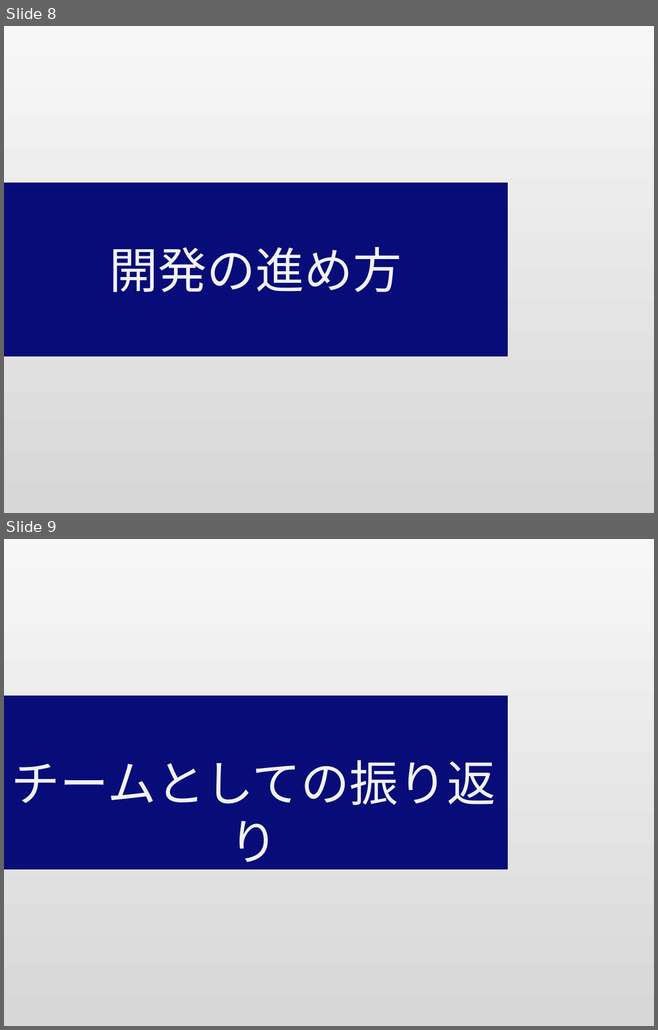
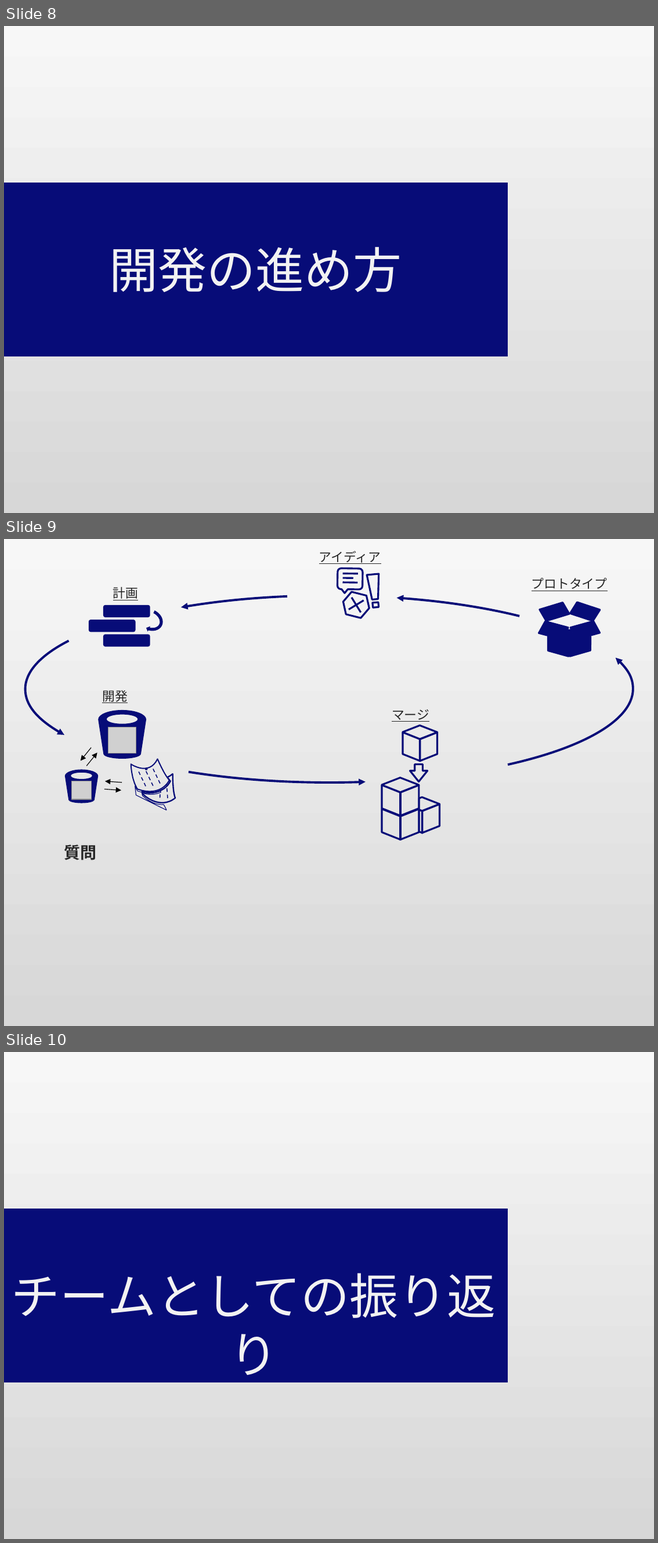
Before and after one commit to tech-sketch/one_month, a slide deck: 7-31.chain.pptx. Shown one above the other, each under a label of ours: slides 8 and 9 before the commit, slides 8, 9 and 10 after it. The pictures are 658x1030 and 658x1543 pixels, drawn with LibreOffice and Linux fonts; fonts in the diff are those of the drawing; grey boxes stand for pictures. Boxes give left, top, right and bottom in pixels: in the first picture for what was removed or moved away, otherwise in the second. Text is boxed around its words. In the diff, an @@ line names an element or a change of style, - is before the commit and + after.

```diff
--- a/7-31.chain.pptx
+++ b/7-31.chain.pptx
@@ slide 9 added at box(4, 539, 654, 1026), background gradient #F7F7F7 to #D7D7D7 @@
@@ text added at box(319, 551, 380, 564), 14 pt, text #262626, underline @@
+アイディア
@@ text added at box(113, 587, 139, 600), 14 pt, text #262626, underline @@
+計画
@@ group added at box(337, 568, 381, 620): 5 lines, 1 hexagon, 1 rounded speech box, 1 freeform shape @@
@@ text added at box(531, 578, 607, 591), 14 pt, text #262626, underline @@
+プロトタイプ
@@ group added at box(25, 595, 633, 783): 5 arc (boxed as its full ellipse)s @@
@@ freeform shape added at box(89, 605, 162, 647), fill #070C78 @@
@@ freeform shape added at box(539, 602, 600, 656), fill #070C78, outline #070C78 2 pt @@
@@ text added at box(102, 690, 128, 703), 14 pt, text #262626, underline @@
+開発
@@ freeform shape added at box(98, 710, 146, 759), fill #070C78 @@
@@ text added at box(391, 710, 429, 722), 14 pt, text #262626, underline @@
+マージ
@@ picture added at box(108, 727, 136, 754) @@
@@ freeform shape added at box(382, 726, 440, 840), outline #070C78 2 pt @@
@@ arrow added from (91, 748) to (81, 761), #000000 0.75 pt @@
@@ arrow added from (86, 766) to (97, 752), #000000 0.75 pt @@
@@ group added at box(126, 755, 186, 817): 5 lines, 3 freeform shapes @@
@@ freeform shape added at box(65, 770, 98, 803), fill #070C78 @@
@@ picture added at box(71, 781, 91, 799) @@
@@ arrow added from (122, 783) to (105, 781), #000000 0.75 pt @@
@@ arrow added from (104, 789) to (121, 790), #000000 0.75 pt @@
@@ text added at box(64, 845, 96, 860), 18 pt, text #262626, bold @@
+質問
@@ what was slide 9 is now slide 10 @@
```
Also in this commit, not shown: 1 slide changed.
